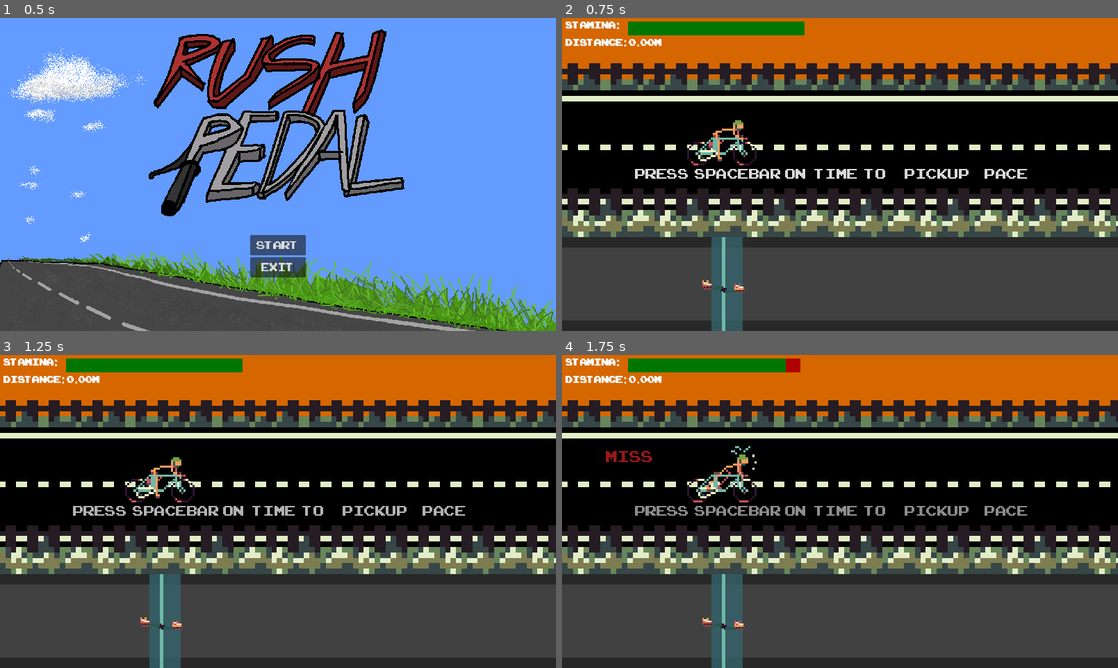
Above: before the commit, frames 1-4 (two rows, left to right).
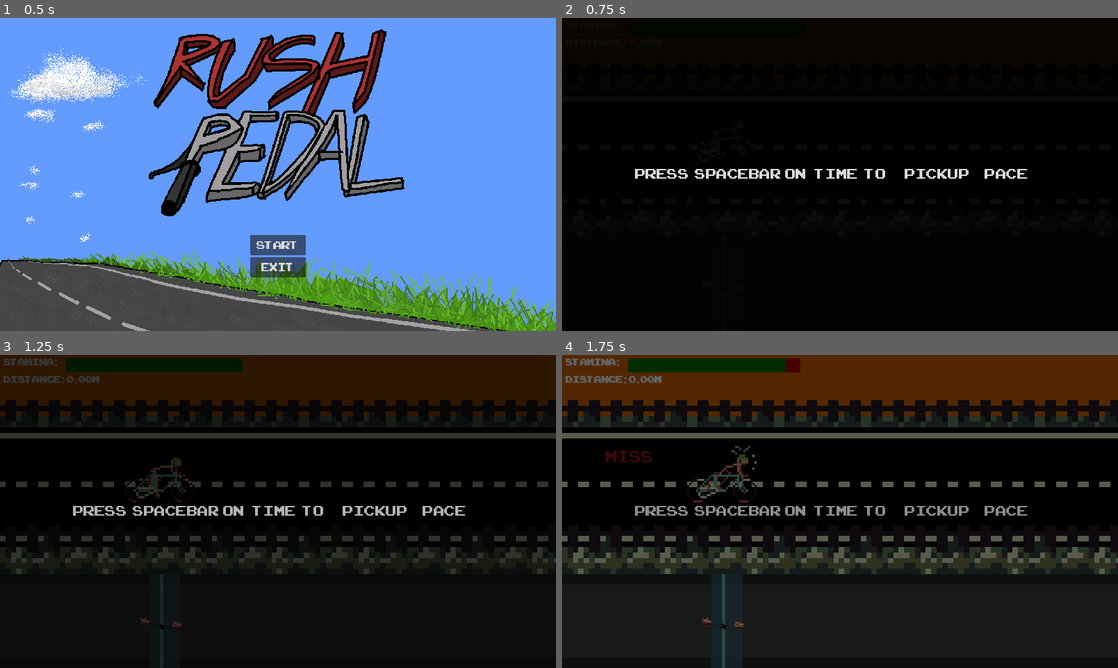
Above: after the commit, the same moments.

Repository: alexgaaranes/GameJam-2024-Entry
Game: Godot game, scene res://scenes/menu.tscn
Same seed, same stepped clock (60 frames per second), same inputs: the game is played once before the commit and once after it.
Inputs:
- Up to frame 1 (0.5 s): no input
- Up to frame 2 (0.75 s): click "Start" at 0.5 s
- Up to frame 3 (1.25 s): no input
- Up to frame 4 (1.75 s): tap Space (pedal) at 1.25, 1.35 s

Frame 1 is identical in both runs. In frame 2, 70% of the frame differs, in the area x 0-100%, y 0-100%; in frame 3, 70%; in frame 4, 62%.

Commit message:
fixed some issues

Diff:
--- a/project.godot
+++ b/project.godot
@@ -38,7 +38,3 @@
 textures/canvas_textures/default_texture_filter=0
 renderer/rendering_method="gl_compatibility"
 renderer/rendering_method.mobile="gl_compatibility"
-
-[xr]
-
-shaders/enabled=true
--- a/scenes/main_level.tscn
+++ b/scenes/main_level.tscn
@@ -600,7 +600,6 @@
 script = ExtResource("5_dah53")
 
 [node name="BlackFade" type="ColorRect" parent="Tutorial"]
-visible = false
 offset_left = -16.0
 offset_top = -16.0
 offset_right = 1296.0
@@ -637,7 +636,6 @@
 wait_time = 3.0
 
 [node name="DamageColor" type="ColorRect" parent="."]
-visible = false
 offset_left = -16.0
 offset_top = -16.0
 offset_right = 1296.0
Not shown, changed: export_presets.cfg
